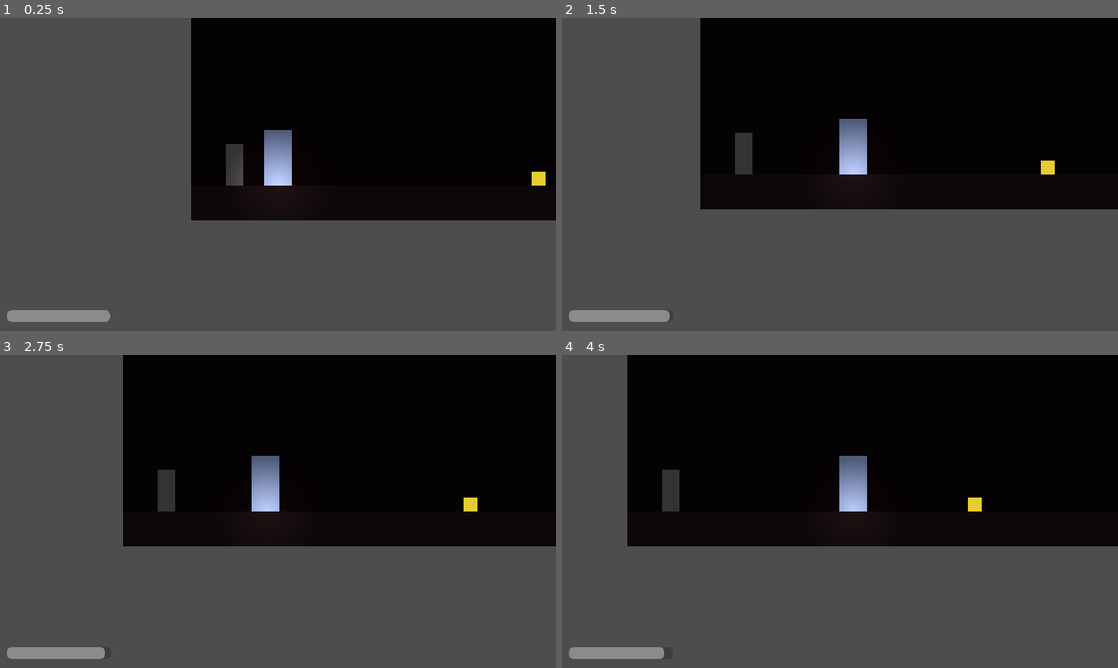
Above: before the commit, frames 1-4 (two rows, left to right).
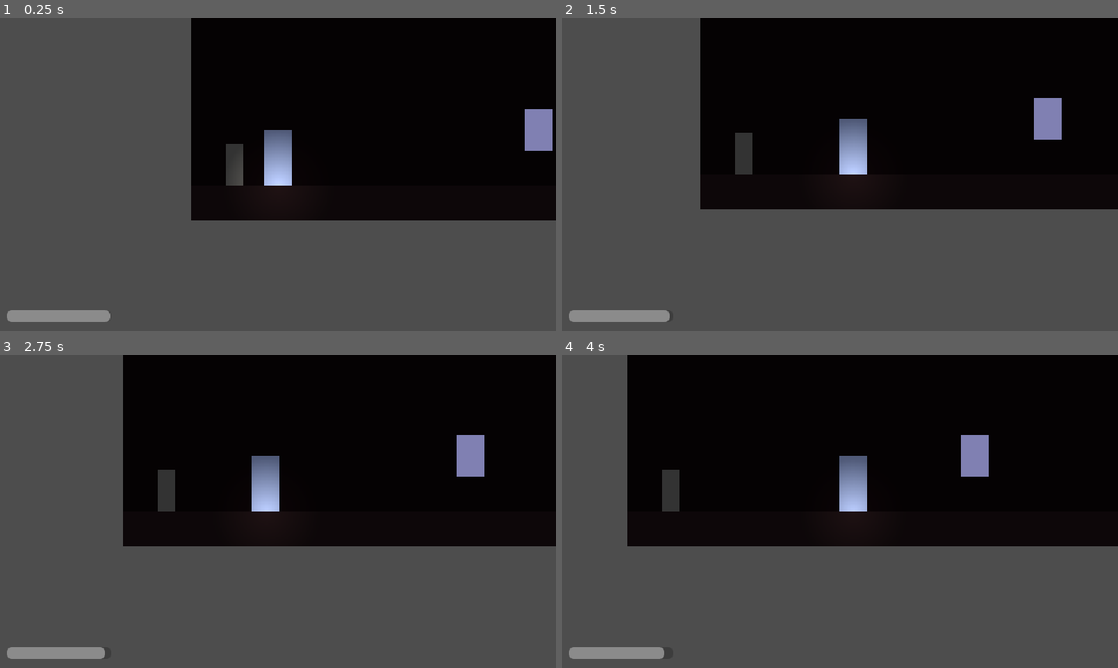
Above: after the commit, the same moments.

Repository: PNVDEVOPS/balagan_game
Game: Godot game, scene res://scenes/rooms/room_basement.tscn
Two runs of this game, one before a commit and one after it. Both use one fixed random seed, a clock stepped at 60 frames per second and the inputs below. This scene is started directly instead of the project's main scene.
Inputs:
- Up to frame 1 (0.25 s): no input
- Up to frame 2 (1.5 s): tap Enter at 0.5 s; hold Space (advance_dialogue) 0.53-1.28 s; hold D (move_right) from 0.53 s (still down); tap Q (hide) at 1.35 s
- Up to frame 3 (2.75 s): release D (move_right) at 2.03 s; hold A (move_left) from 2.03 s (still down); hold E (interact) from 2.03 s (still down)
- Up to frame 4 (4 s): release A (move_left) at 2.78 s; release E (interact) at 2.78 s; hold D (move_right) from 2.78 s (still down); tap Shift (run) at 2.85 s; hold Space (advance_dialogue) from 3.53 s (still down)

The runs differ from the first frame. In frame 1, 0.8% of the frame differs, in the area x 94-100%, y 29-54%; in frame 2, 0.8%; in frame 3, 0.8%; in frame 4, 0.8%.
Error in both runs: Invalid call. Nonexistent function 'set_facing' in base 'PointLight2D (flashlight.gd)'. (res://scripts/player/player.gd:22)

Commit message:
feat: basement — mirror puzzle, earring artifact, 700px height

Diff:
--- a/scenes/rooms/room_basement.tscn
+++ b/scenes/rooms/room_basement.tscn
@@ -6,6 +6,8 @@
 [ext_resource type="Script" path="res://scripts/rooms/room_basement_logic.gd" id="4"]
 [ext_resource type="PackedScene" uid="uid://pickable001" path="res://scenes/objects/pickable.tscn" id="5"]
 [ext_resource type="PackedScene" uid="uid://spirit_guardian" path="res://scenes/characters/spirit_guardian.tscn" id="6"]
+[ext_resource type="PackedScene" uid="uid://examinable001" path="res://scenes/objects/examinable.tscn" id="7"]
+[ext_resource type="PackedScene" uid="uid://usable001" path="res://scenes/objects/usable.tscn" id="8"]
 
 [sub_resource type="WorldBoundaryShape2D" id="WorldBoundaryShape2D_floor"]
 
@@ -14,61 +16,70 @@
 
 [node name="Background" type="ColorRect" parent="."]
 offset_right = 2200.0
-offset_bottom = 360.0
+offset_bottom = 700.0
 color = Color(0.02, 0.008, 0.012, 1)
 
 [node name="FloorVisual" type="ColorRect" parent="."]
-offset_top = 320.0
+offset_top = 660.0
 offset_right = 2200.0
-offset_bottom = 360.0
+offset_bottom = 700.0
 color = Color(0.05, 0.03, 0.035, 1)
 
 [node name="Floor" type="StaticBody2D" parent="."]
-position = Vector2(0, 320)
+position = Vector2(0, 660)
 
 [node name="CollisionShape2D" type="CollisionShape2D" parent="Floor"]
 shape = SubResource("WorldBoundaryShape2D_floor")
 
 [node name="Player" parent="." instance=ExtResource("1")]
-position = Vector2(100, 300)
+position = Vector2(100, 640)
 
 [node name="SpawnPoint" type="Marker2D" parent="."]
-position = Vector2(100, 300)
+position = Vector2(100, 640)
 
 [node name="RoomRight" type="Marker2D" parent="."]
 position = Vector2(2200, 180)
 
 [node name="DoorUp" parent="." instance=ExtResource("2")]
-position = Vector2(50, 320)
+position = Vector2(50, 660)
 door_id = "door_up"
 
-[node name="MirrorFragment1" parent="." instance=ExtResource("5")]
-position = Vector2(400, 320)
-item_id = "mirror_fragment_1"
-item_name = "Осколок зеркала"
-pickup_text = "Острый осколок. В отражении на миг — чужое лицо."
+[node name="NoteAiyyna5" parent="." instance=ExtResource("7")]
+position = Vector2(400, 620)
+examine_text = ""
 
-[node name="MirrorFragment2" parent="." instance=ExtResource("5")]
-position = Vector2(900, 320)
-item_id = "mirror_fragment_2"
-item_name = "Осколок зеркала"
-pickup_text = "Ещё один. Тёплый на ощупь."
+[node name="RiddleMirror" parent="." instance=ExtResource("7")]
+position = Vector2(850, 620)
+examine_text = ""
 
-[node name="MirrorFragment3" parent="." instance=ExtResource("5")]
-position = Vector2(1700, 320)
-item_id = "mirror_fragment_3"
-item_name = "Осколок зеркала"
-pickup_text = "Последний. Три вместе — целое зеркало."
+[node name="OldMirror" parent="." instance=ExtResource("7")]
+position = Vector2(900, 660)
+examine_text = ""
+
+[node name="KeyPickable" parent="." instance=ExtResource("5")]
+position = Vector2(1100, 660)
+visible = false
+item_id = "chest_key_3"
+item_name = "Ключ"
+pickup_text = "За зеркалом. Холодный. Как будто ждал."
+
+[node name="ChestEarring" parent="." instance=ExtResource("8")]
+position = Vector2(1700, 660)
+required_item = "chest_key_3"
+success_text = "Сундук открыт. Внутри — что-то серебристое."
+fail_text = "Сундук заперт."
 
 [node name="EarringPickable" parent="." instance=ExtResource("5")]
-position = Vector2(900, 320)
+position = Vector2(1700, 660)
 visible = false
-monitoring = false
 item_id = "earring"
-item_name = "Серьга"
-pickup_text = "Серебряная серьга. На внутренней стороне — имя: «Айыына»."
+item_name = "Серёжка"
+pickup_text = "Серебряная. Одна. На внутренней стороне — имя: «Сардаана»."
 
 [node name="SpiritGuardian" parent="." instance=ExtResource("6")]
-position = Vector2(1500, 320)
+position = Vector2(1500, 660)
+
+[node name="RoomBottom" type="Marker2D" parent="."]
+position = Vector2(0, 700)
 
 [node name="HUD" parent="." instance=ExtResource("3")]
--- a/scripts/rooms/room_basement_logic.gd
+++ b/scripts/rooms/room_basement_logic.gd
@@ -1,46 +1,50 @@
 extends Node2D
-
-var fragments_placed: int = 0
 
 func _ready() -> void:
 	if GameManager.artifacts_collected.has("earring"):
-		var earring = get_node_or_null("EarringPickable")
-		if earring:
-			earring.queue_free()
+		for node_name in ["KeyPickable", "ChestEarring", "EarringPickable"]:
+			var n := get_node_or_null(node_name)
+			if n:
+				n.queue_free()
 		return
 
-	# Pre-count fragments already in inventory (save/load resilience)
-	for frag_id in ["mirror_fragment_1", "mirror_fragment_2", "mirror_fragment_3"]:
-		if Inventory.has_item(frag_id):
-			fragments_placed += 1
+	var riddle := get_node_or_null("RiddleMirror")
+	if riddle:
+		riddle.examined.connect(func(): DialogueManager.start_dialogue("notes/riddle_mirror"))
 
-	if fragments_placed >= 3:
-		_mirror_complete()
-		return
+	var mirror := get_node_or_null("OldMirror")
+	if mirror:
+		mirror.examined.connect(_on_mirror_examined)
 
-	for frag_name in ["MirrorFragment1", "MirrorFragment2", "MirrorFragment3"]:
-		var frag = get_node_or_null(frag_name)
-		if frag:
-			frag.picked_up.connect(func(_id): place_fragment())
+	var chest := get_node_or_null("ChestEarring")
+	if chest:
+		chest.item_used.connect(_on_chest_used)
 
-	var earring = get_node_or_null("EarringPickable")
+	var earring := get_node_or_null("EarringPickable")
 	if earring:
-		earring.picked_up.connect(func(_id): on_earring_picked_up())
+		earring.picked_up.connect(func(_id): _on_earring_picked_up())
 
-func place_fragment() -> void:
-	fragments_placed += 1
-	if fragments_placed >= 3:
-		_mirror_complete()
+	var note5 := get_node_or_null("NoteAiyyna5")
+	if note5:
+		note5.examined.connect(func(): DialogueManager.start_dialogue("notes/note_aiyyna_5"))
 
-func _mirror_complete() -> void:
-	DialogueManager.show_text("", "Зеркало собрано. В отражении видна стена... но за ней — проход.")
-	await DialogueManager.dialogue_finished
-	var earring = get_node_or_null("EarringPickable")
+func _on_mirror_examined() -> void:
+	var key := get_node_or_null("KeyPickable")
+	if key and not key.visible:
+		DialogueManager.show_text("", "Старое зеркало. В отражении — тот же подвал, но немного другой. За зеркалом что-то блестит.")
+		await DialogueManager.dialogue_finished
+		key.visible = true
+		key.set_deferred("monitoring", true)
+	else:
+		DialogueManager.show_text("", "В отражении видишь себя. Позади — тень, которой нет.")
+
+func _on_chest_used() -> void:
+	var earring := get_node_or_null("EarringPickable")
 	if earring:
 		earring.visible = true
 		earring.set_deferred("monitoring", true)
 
-func on_earring_picked_up() -> void:
+func _on_earring_picked_up() -> void:
 	GameManager.collect_artifact("earring")
 	_trigger_flashback()
 
@@ -55,7 +59,7 @@
 	tween.tween_property(bg, "color", Color(0.24, 0.17, 0.1), 1.0)
 	await tween.finished
 	await get_tree().create_timer(2.0).timeout
-	DialogueManager.start_dialogue("chapter2_balagan/flashback_earring")
+	DialogueManager.start_dialogue("notes/artifact_earring")
 	await DialogueManager.dialogue_finished
 	tween = create_tween()
 	tween.tween_property(bg, "color", original_color, 1.0)
Not shown: 1 places in scenes/rooms/room_basement.tscn that only renumber resources
